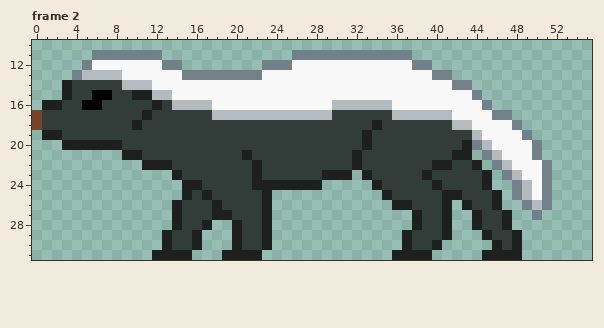
Pixel-art file -- Aseprite/Ratel.aseprite. Above is the file before it was changed.
64x32 pixels, 2 frames. Shown: frame 2: x 0..55, y 10..31. The commit also changed other frames, which this record leaves out.
The result:
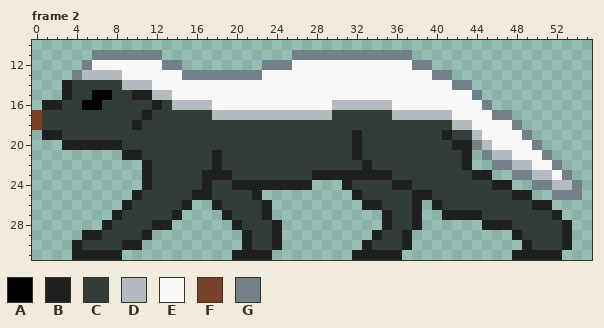
Palette (. is transparent): A #000000  B #1d201f  C #323c39  D #b3bbc0  E #f8f8f8  F #764229  G #718089
Difference:
Frame 2:
y 18: x 34 B -> C
y 19: x 32..33 CB -> BC; x 41 C -> B
y 20: x 32..33 CB -> BC; x 42 C -> B
y 21: x 18 C -> B; x 21 B -> C; x 42 B -> C; x 47 E -> D; x 50..51 G. -> EG
y 22: x 12..13 BB -> CC; x 18 C -> B; x 22 B -> C; x 32..33 BC -> CB; x 40..41 BB -> CC; x 43..44 CB -> B.; x 47..49 DEE -> GDD; x 51..52 G. -> EG
y 23: x 11..14 ...B -> BCCC; x 17..19 CCC -> BBB; x 22 B -> C; x 28 C -> B; x 32 . -> B; x 34..35 CC -> BB; x 39 B -> C; x 44 C -> B; x 47..53 GDEEG.. -> .GGDDEG
y 24: x 11..17 ....BBC -> BCCCCCB; x 20..21 CC -> BB; x 28 B -> .; x 31..34 ...B -> BCCC; x 36..37 CC -> BB; x 40 B -> C; x 45..50 B..GDE -> CBB..G; x 52..54 ... -> DDG
y 25: x 10..16 .....BC -> BCCCCCB; x 22..23 CB -> B.; x 32..35 ...B -> BCCC; x 38..39 CC -> BB; x 41..42 BB -> CC; x 46..54 B.GDEG... -> CCBB..GGG
y 26: x 9..17 .....BCCC -> BCCCCCB..; x 33..43 ...BBCCCB.B -> BBCCCB.BCCC; x 46..51 B..GDG -> CCCCBB
y 27: x 8..13 ...... -> BCCCCC; x 15..18 CCCB -> ....; x 35..37 ... -> BCC; x 39..40 CC -> ..; x 42..43 .. -> BB; x 47..52 B..G.. -> CCCCCB
y 28: x 7..17 .......BCCB -> BCCCCBB....; x 23..24 B. -> CB; x 35..37 ... -> BCC; x 39..41 CCB -> ...; x 44..46 BCC -> .BB; x 48..53 ...... -> CCCCCB
y 29: x 5..11 ....... -> BBCCCCB; x 13..16 BCCB -> ....; x 20..21 BC -> .B; x 23..24 B. -> CB; x 34..36 ... -> BCC; x 38..41 CCCB -> ....; x 45..47 BCC -> ...; x 49..53 ..... -> CCCCB
y 30: x 4..10 ....... -> BCCCCBB; x 13..16 BCCB -> ....; x 20..21 BC -> .B; x 23..24 B. -> CB; x 33..36 .... -> BCCC; x 38..40 CCB -> ...; x 46..53 BCB..... -> ...BCCCB
y 31: x 4..8 ..... -> BBBBB; x 12..15 BBBB -> ....; x 19 B -> .; x 23 . -> B; x 32..35 .... -> BBBB; x 37..39 BBB -> ...; x 45..47 BBB -> ...; x 49..52 .... -> BBBB
